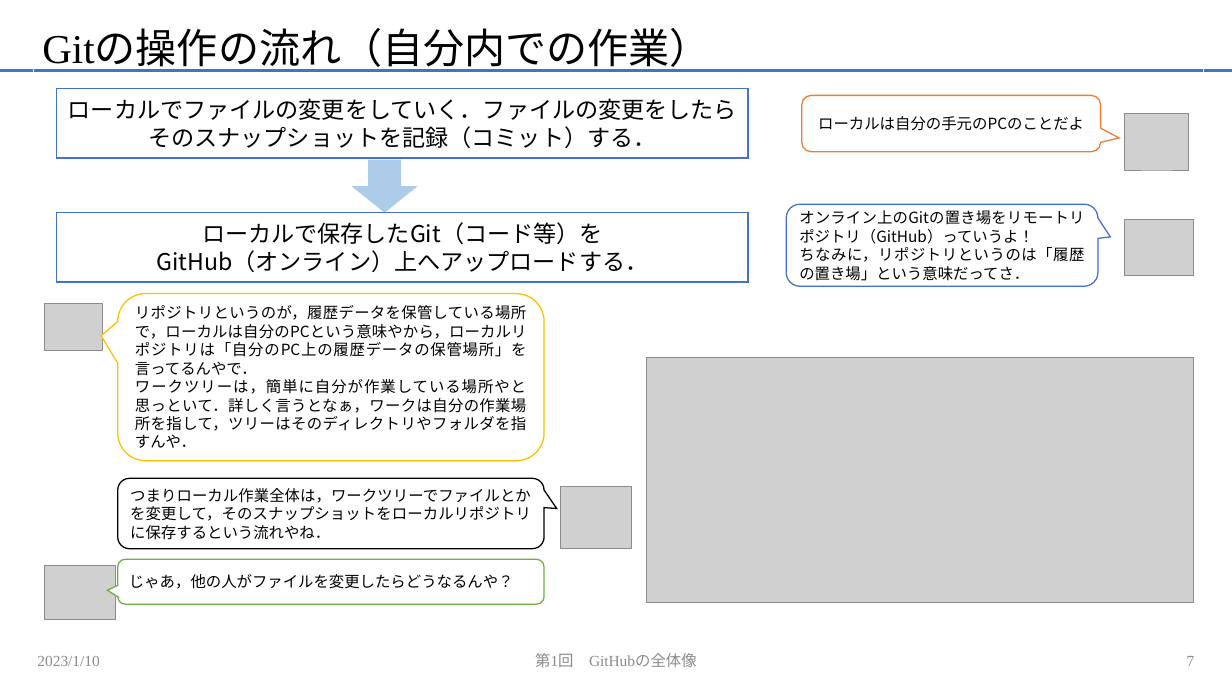
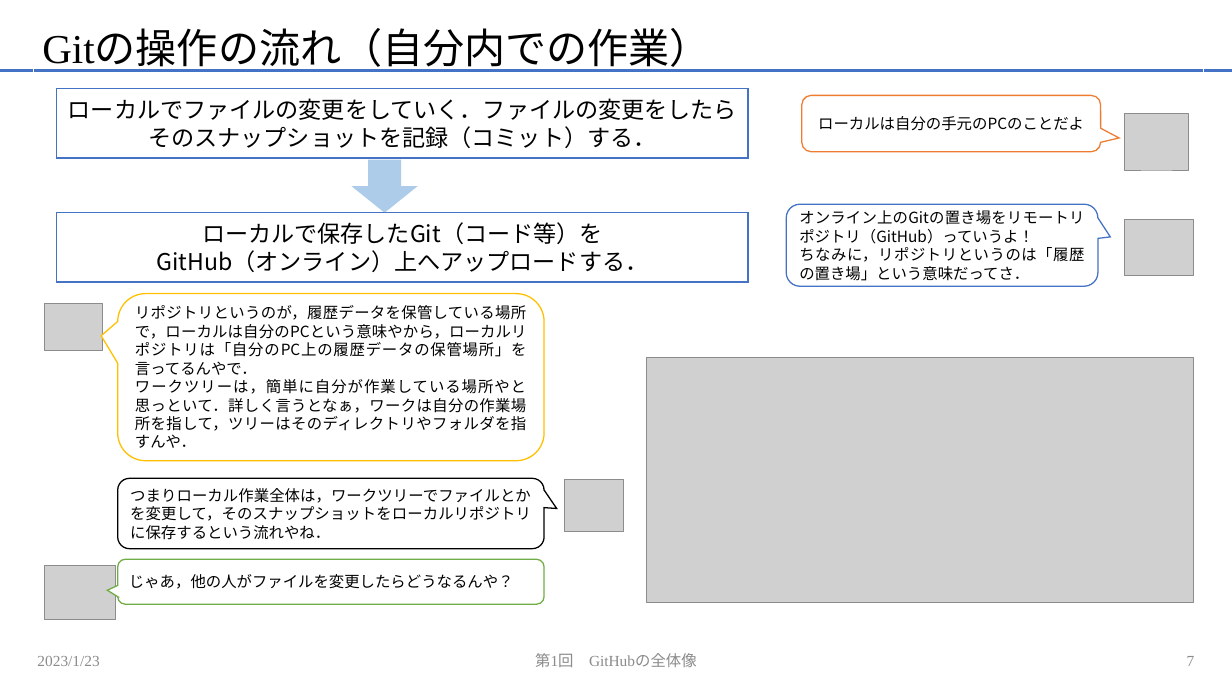
Before and after one commit to NishimuraTsubasa/Study-FT, a slide deck: slide 7 of 2022年度/GitHub勉強会/第1回勉強会.pptx. Drawn at 1232x693 pixels with LibreOffice and Linux fonts; fonts in the diff are those of the drawing; grey boxes stand for pictures. Boxes give left, top, right and bottom in pixels: in the first picture for what was removed or moved away, otherwise in the second. Text is boxed around its words. In the diff, an @@ line names an element or a change of style, - is before the commit and + after.

```diff
--- a/2022年度/GitHub勉強会/第1回勉強会.pptx
+++ b/2022年度/GitHub勉強会/第1回勉強会.pptx
@@ picture: place and size @@
-picture at bbox=[561, 486, 632, 549]
+picture at bbox=[565, 480, 624, 531]
@@ text at bbox=[37, 656, 99, 666]: text changed @@
-2023/1/10
+2023/1/23
```
Also in this commit, not shown: 11 other slides changed, 2 other files.
